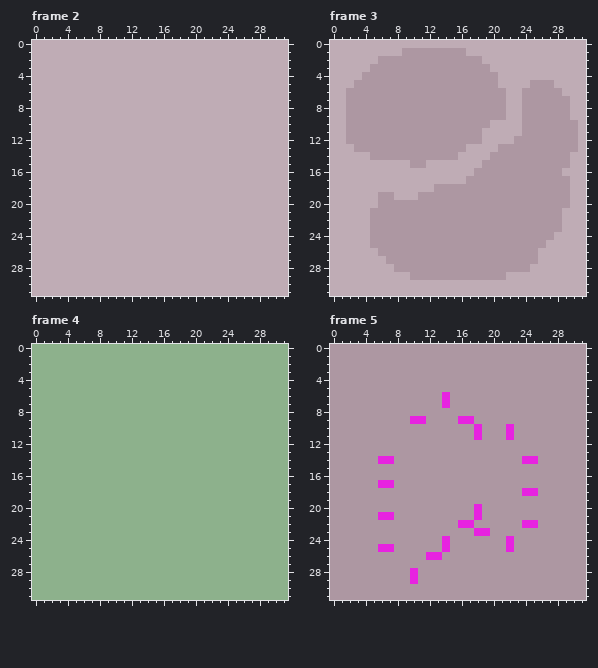
A pixel-art file gets an edit: Assets/Project/Art/Aseprite/Tiles.aseprite. This is how it looked before the edit.
32x32 pixels, 7 frames. Shown: frame 2, frame 3, frame 4, frame 5. The commit also changed other frames, which this record leaves out.
After the commit:
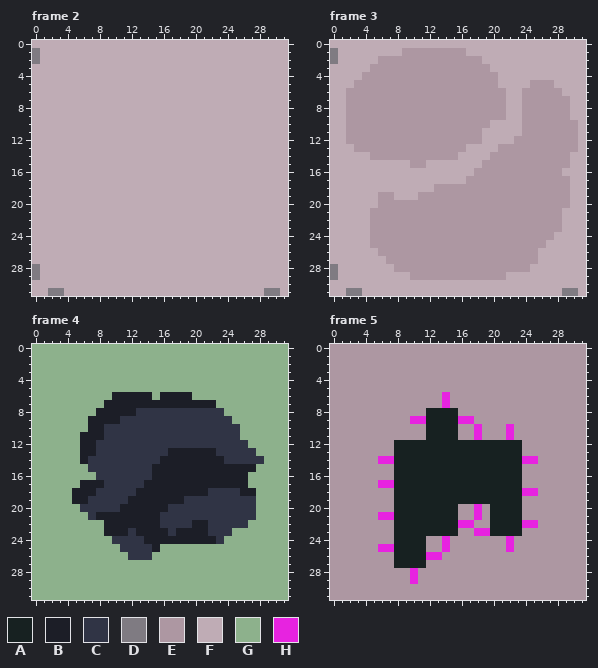
Palette (. is transparent): A #172121  B #1c1e27  C #303445  D #7f7b82  E #ad97a2  F #bfacb5  G #8db18c  H #e723e0
Change:
layer "Border" now shown
Frame 2, layer "Border":
Colour D replaces colour F in rows 1 to 2 at x 0; in rows 28 to 29 at x 0; in row 31 at x 2 to 3 and 29 to 30.
Frame 3, layer "Border": the same change as frame 2
Frame 4, layer "Border":
Colour B replaces colour G in row 6 at x 10 to 14 and 16 to 19; in row 7 at x 9 to 22; in row 8 at x 8 to 12; in row 9 at x 7 to 10; in row 10 at x 7 to 8; in row 11 at x 6 to 8.
Colour B replaces colour G in row 12 at x 6 to 7; in row 13 at x 6 to 7 and 17 to 22; in row 14 at x 6 and 16 to 23; in row 15 at x 15 to 27; in row 16 at x 15 to 26; in row 17 at x 6 to 8 and 14 to 26.
Colour B replaces colour G in row 18 at x 5 to 7, 13 to 21 and 26 to 27; in row 19 at x 5 to 6 and 12 to 18; in row 20 at x 11 to 16; in row 21 at x 8 to 15; in row 22 at x 9 to 15 and 20 to 21; in row 23 at x 9 to 11, 13 to 16 and 18 to 21.
Colour B replaces colour G in row 24 at x 14 to 22; in row 25 at x 15.
Colour C replaces colour G in row 8 at x 13 to 23; in row 9 at x 11 to 24; in rows 10 to 11 at x 9 to 25; in row 12 at x 8 to 26; in row 13 at x 8 to 16 and 23 to 27; in row 14 at x 7 to 15 and 24 to 28.
Colour C replaces colour G in row 15 at x 7 to 14; in row 16 at x 8 to 14; in row 17 at x 9 to 13; in row 18 at x 8 to 12 and 22 to 25; in row 19 at x 7 to 11 and 19 to 27; in row 20 at x 6 to 10 and 17 to 27.
Colour C replaces colour G in row 21 at x 7 and 16 to 27; in row 22 at x 16 to 19 and 22 to 26; in row 23 at x 12, 17 and 22 to 24; in row 24 at x 10 to 13 and 23; in row 25 at x 11 to 14; in row 26 at x 12 to 14.
Frame 5, layer "Border":
Colour A replaces colour E in rows 8 to 11 at x 12 to 15; in rows 12 to 19 at x 8 to 23; in rows 20 to 23 at x 8 to 15 and 20 to 23; in rows 24 to 27 at x 8 to 11.
